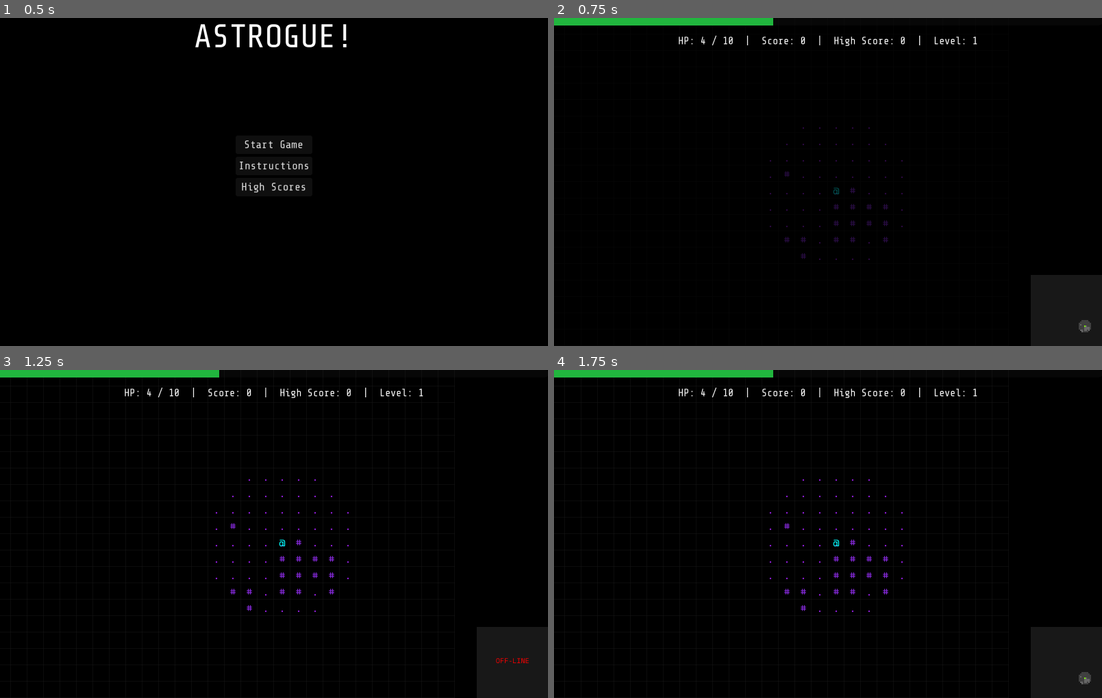
Above: before the commit, frames 1-4 (two rows, left to right).
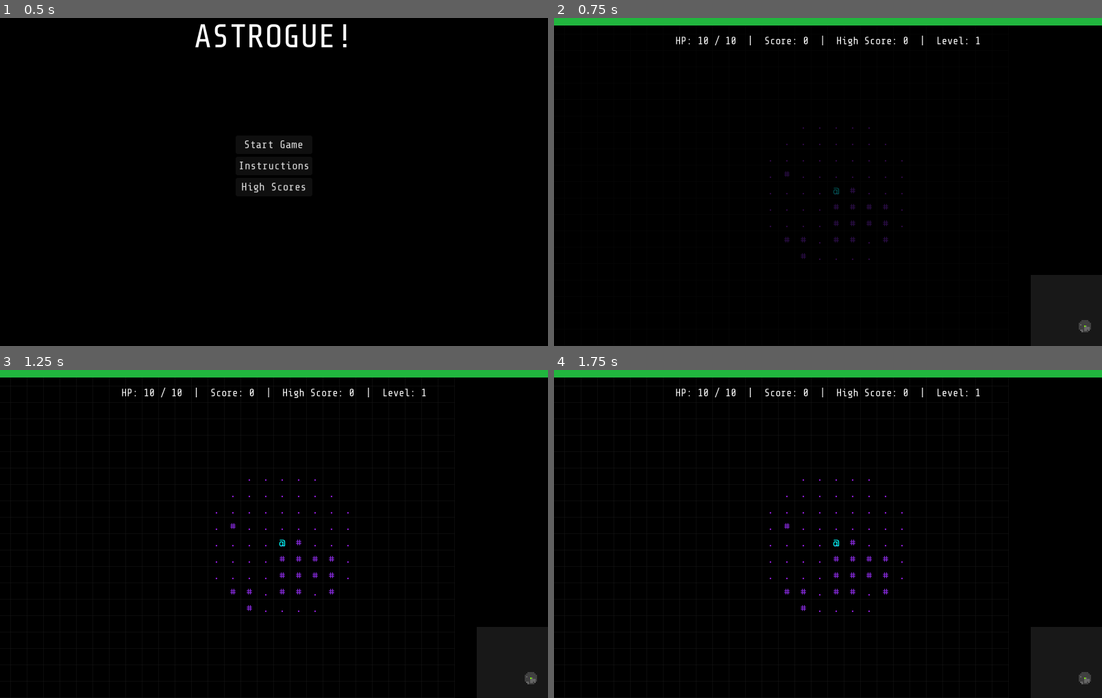
Above: after the commit, the same moments.

Repository: logoandrew/Astrogue
Game: Godot game, scene res://TitleScreen.tscn
The game is run twice, just before and just after one commit, with the same random seed, the same clock (stepped at 60 frames per second) and the same inputs.
Inputs:
- Up to frame 1 (0.5 s): no input
- Up to frame 2 (0.75 s): click "Start Game" at 0.5 s
- Up to frame 3 (1.25 s): no input
- Up to frame 4 (1.75 s): hold Right (ui_right) from 1.28 s (still down)

Frame 1 is identical in both runs. In frame 2, 1.9% of the frame differs, in the area x 22-100%, y 0-9%; in frame 3, 2.1%, in the area x 22-100%, y 0-96%; in frame 4, 1.9%.

Commit message:
UI tweaks

Diff:
--- a/GameState.gd
+++ b/GameState.gd
@@ -1,6 +1,6 @@
 extends Node
 
-var player_hp = 4
+var player_hp = 10
 var max_player_hp = 10
 var score = 0
 var level = 1
--- a/MiniMapDisplay.gd
+++ b/MiniMapDisplay.gd
@@ -2,7 +2,11 @@
 
 var font = preload("res://fonts/SpaceMono-Regular.ttf")
 var mini_tile_size = 2
-var hp_to_break = 4
+var hp_to_break = 5
+var main_node
+
+func _ready():
+	main_node = get_node("/root/Main")
 
 func _process(delta):
 	# Tell the node to redraw itself on every frame.
@@ -10,8 +14,6 @@
 
 
 func _draw():
-	# Get a reference to the main game scene to access its variables.
-	var main_node = get_node("/root/Main")
 	if not main_node or not main_node.map_data or not main_node.player:
 		return # Don't draw if the main game isn't ready yet.
 
